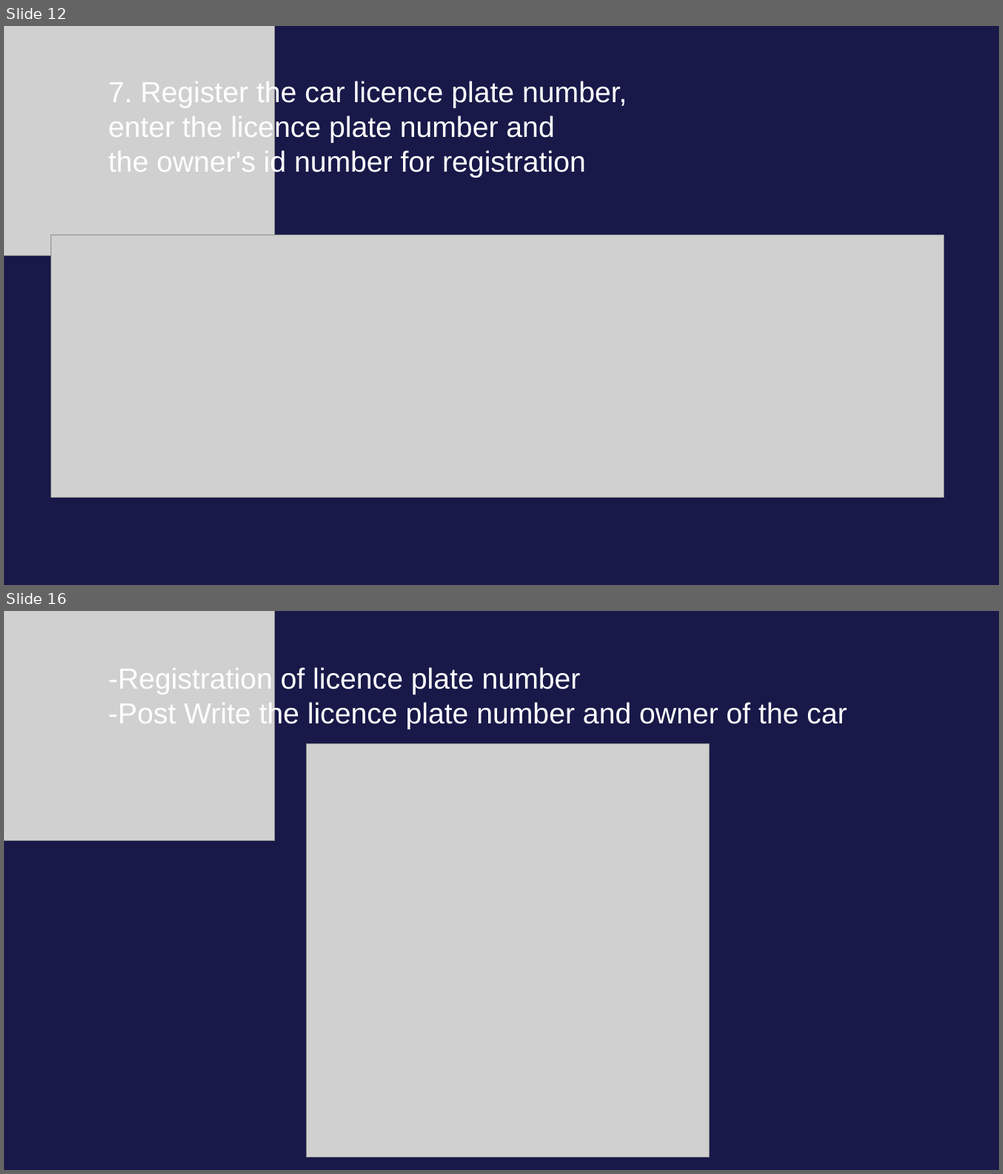
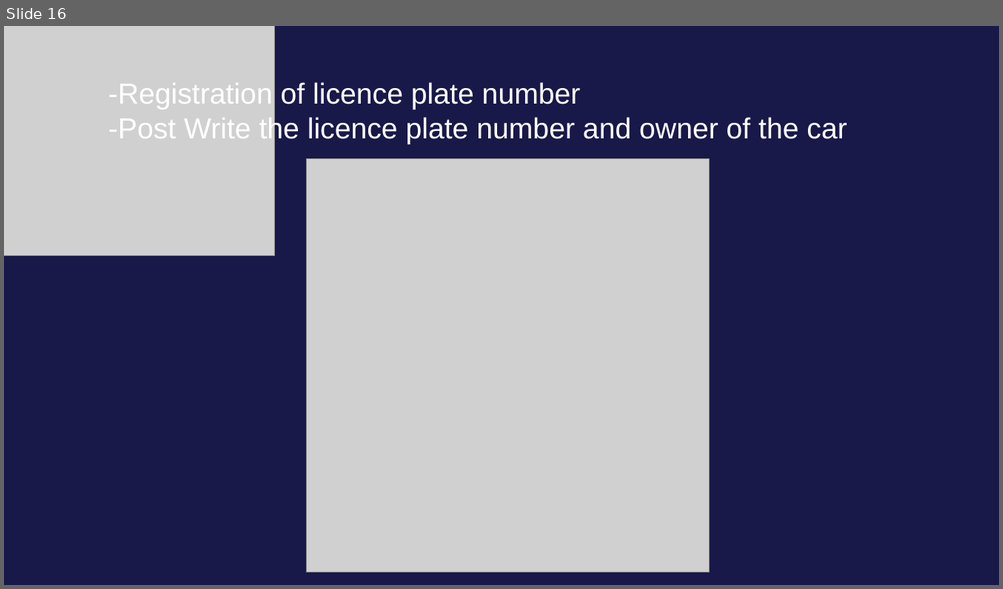
Before and after one commit to LZPMPC005L/Vehicle-management, a slide deck: Vehicle management.pptx. Shown one above the other, each under a label of ours: slides 12 and 16 before the commit, slide 16 after it; the slides between them are not shown. The pictures are 1003x1174 and 1003x589 pixels, drawn with LibreOffice and Linux fonts; fonts in the diff are those of the drawing; grey boxes stand for pictures. Boxes give left, top, right and bottom in pixels: in the first picture for what was removed or moved away, otherwise in the second. Text is boxed around its words. In the diff, an @@ line names an element or a change of style, - is before the commit and + after.

```diff
--- a/Vehicle management.pptx
+++ b/Vehicle management.pptx
@@ slide 12 removed at <box>4,26,999,585</box>, background #181849 @@
@@ picture removed at <box>4,26,275,256</box> @@
@@ text removed at <box>108,79,626,178</box> @@
-7. Register the car licence plate number,
-enter the licence plate number and
-the owner's id number for registration
@@ picture removed at <box>51,235,944,497</box> @@
```
Also in this commit, not shown: 6 slides changed, 9 slides added, 9 other slides removed, 12 other files.
